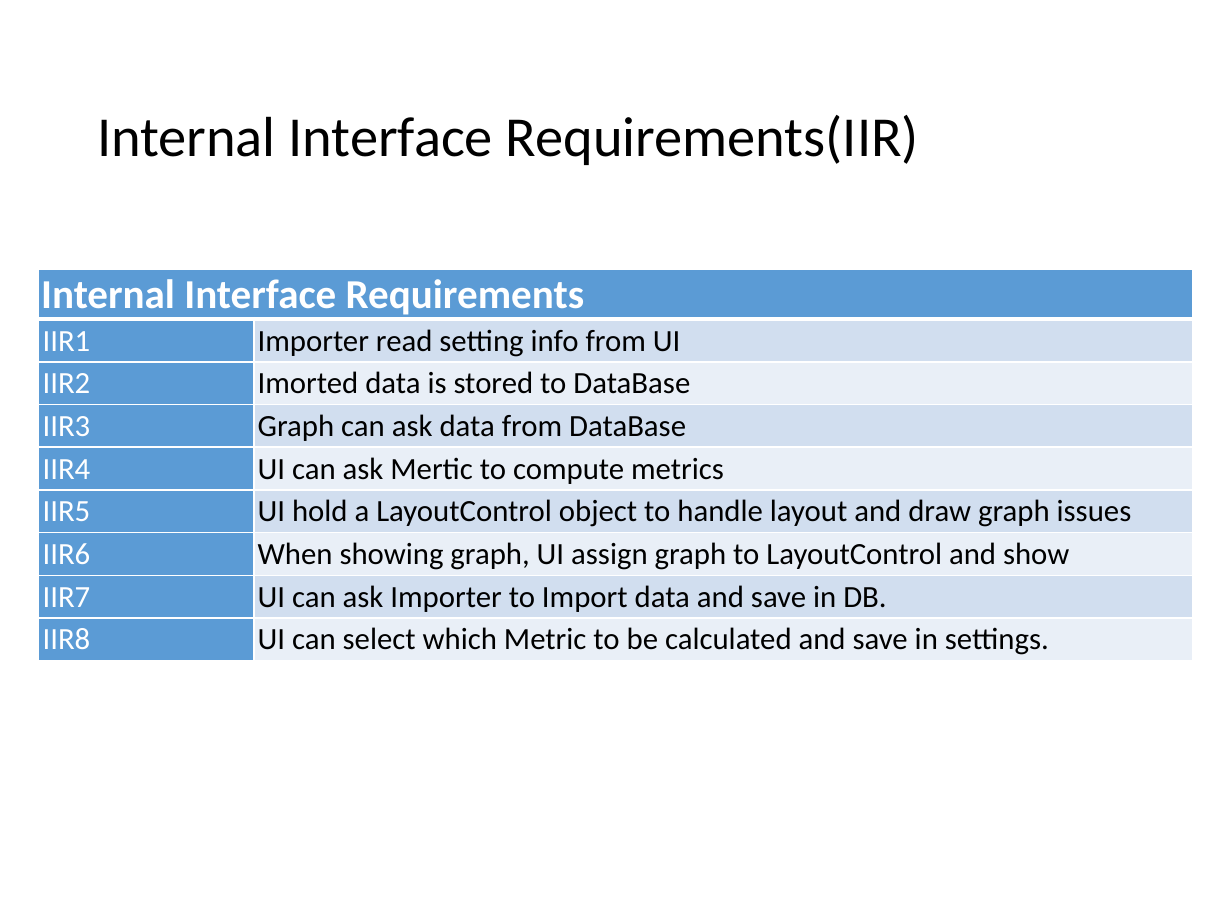
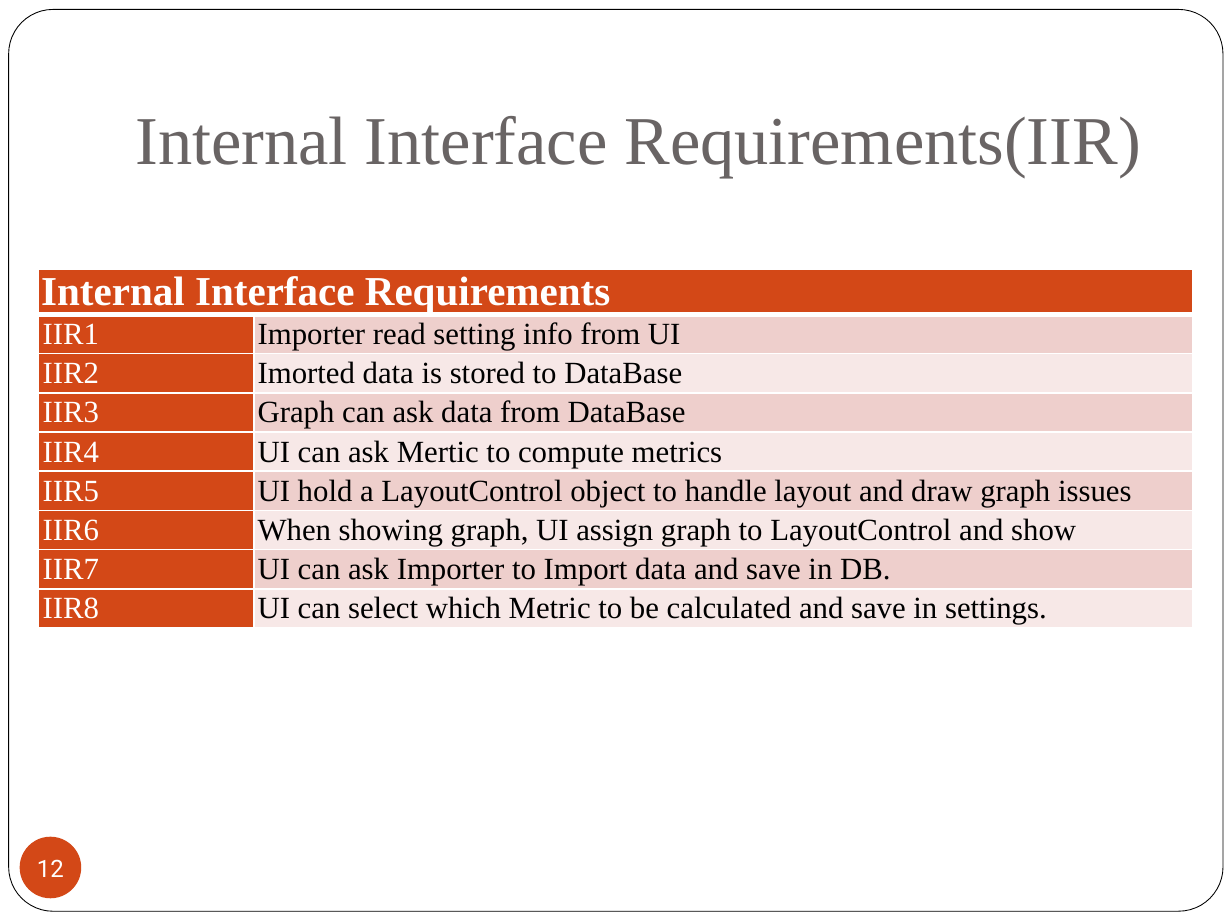
Before and after one commit to 2014-sed-team3/term-project, a slide deck: slide 12 of project/report/report.pptx. Drawn at 1232x924 pixels with LibreOffice and Linux fonts; fonts in the diff are those of the drawing. Boxes give left, top, right and bottom in pixels: in the first picture for what was removed or moved away, otherwise in the second. Text is boxed around its words. In the diff, an @@ line names an element or a change of style, - is before the commit and + after.

```diff
--- a/project/report/report.pptx
+++ b/project/report/report.pptx
@@ rounded rectangle added at (9, 10, 1223, 912), fill #FFFFFF, outline #000000 0.5 pt @@
@@ title "Internal Interface Requirements(IIR)": place and size @@
-title "Internal Interface Requirements(IIR)" at (97, 115, 919, 165)
+title "Internal Interface Requirements(IIR)" at (135, 116, 1141, 178)
@@ title "Internal Interface Requirements(IIR)" at (135, 116, 1141, 178): size 33 to 40 pt, font Calibri to Times New Roman, text colour #000000 to #696464; line spacing 0.9 to 1; vertical alignment middle to bottom @@
@@ table at (38, 269, 1194, 654) @@
@@ fill #5B9BD5 to #D34817 in 9 cells @@
@@ fill #D2DEEF to #EFCFCC in 4 cells @@
@@ fill #EAEFF7 to #F7E9E8 in 4 cells @@
@@ font Calibri to Times New Roman @@
@@ page number added at (20, 837, 81, 898), fill #D34817, 14 pt, text #FFFFFF @@
+12
```
Also in this commit, not shown: 46 other slides changed.
